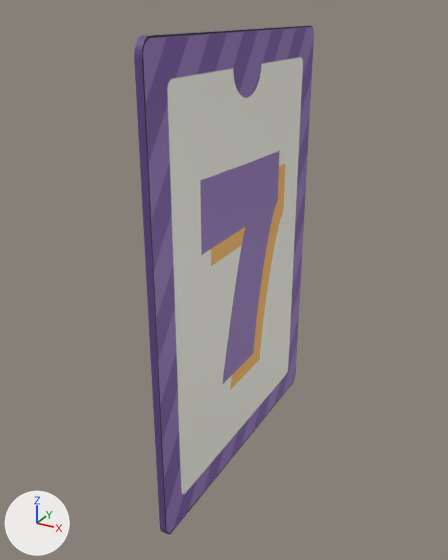
A saved change to the FBX model Assets/Resources/Model/Card/Number/m_card_7.fbx.
Camera for both pictures: a camera (50 mm lens) standing at (1.73, -3.44, 1.51) and looking at (-0.11, -0.09, -0.16). Lighting does not change. The marker at lower left points along +X, +Y and +Z. The picture after the commit comes second. Where no turn or scale is listed for an object, it has been applied to the vertices.

In view in the first picture: 'Card'.
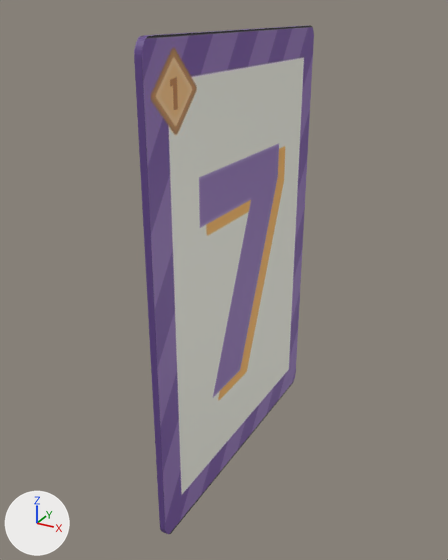
Changed parts and their boxes (x1, y1, x2, y2) in the pictures (448 x 560 px):
'Card', surface changed: (139, 26, 314, 534) in both
part 1 of me_plane, surface changed: (142, 26, 314, 534) in both

What the commit changed:
Picture 'Card_Number_7.png' (img_card_number_7_png) is new.
Material 'Front' (mat_front) changes its picture from img_7_png to img_card_number_7_png.
me_plane has 72 vertices, 38 faces and spans x -0.04..0.0, y -1.04..1.04, z -1.5..1.45.
me_plane is used by ob_card; location (0.0, 0.0, -0.053).
me_plane part 1: texture (UV) coordinates of 1 of 38 faces, centred in x 0.0, y 0.0, z -0.03, changed; they spanned u 0.18..0.81, v 0.06..0.94 and now span u 0.27..0.73, v 0.18..0.82.
